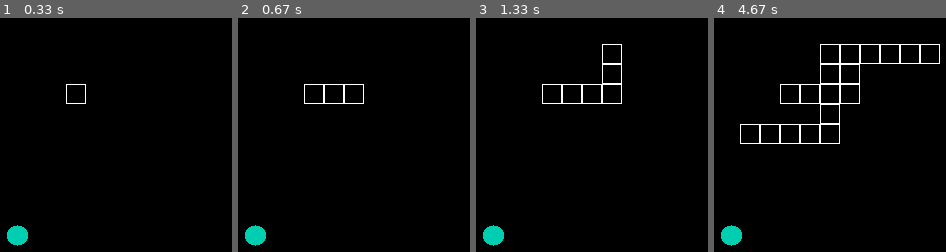
Above: before the commit, frames 1-4 (left to right).
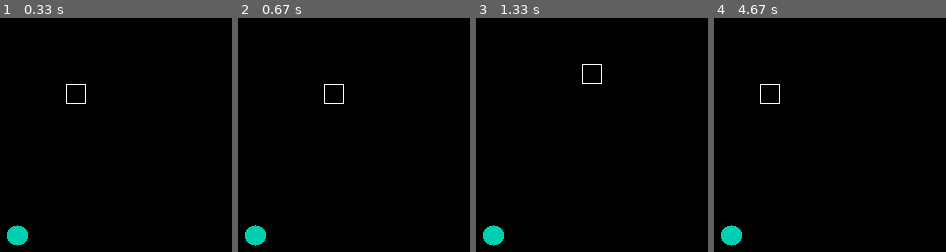
Above: after the commit, the same moments.

Repository: prakharpks02/pygame_personel
Game: pygame game, started from snake.py
The game is run twice, just before and just after one commit, with the same random seed, the same clock (stepped at 60 frames per second) and the same inputs.
Inputs:
- Up to frame 1 (0.33 s): no input
- Up to frame 2 (0.67 s): hold Right from 0.33 s (still down)
- Up to frame 3 (1.33 s): release Right at 0.8 s; hold Up from 0.83 s (still down)
- Up to frame 4 (4.67 s): release Up at 1.33 s; hold Right 1.37-2.1 s; hold Left 2.13-2.98 s; hold Down 3.02-3.93 s; hold Left from 3.97 s (still down)

Frame 1 is identical in both runs. In frame 2, 0.3% of the frame differs, in the area x 28-55%, y 28-37%; in frame 3, 1.0%; in frame 4, 2.7%, in the area x 11-98%, y 11-54%.

Commit message:
snake working with example file also

Diff:
--- /dev/null
+++ b/example_snake.py
@@ -0,0 +1,287 @@
+import pygame,sys
+
+import time
+
+import random
+
+
+
+pygame.init()
+
+
+
+white = (255,255,255)
+
+black = (100,0,0)
+
+red = (255,0,0)
+
+window_width = 800
+
+window_height = 600
+
+
+
+gameDisplay = pygame.display.set_mode((window_width,window_height))
+
+pygame.display.set_caption('slither')
+
+
+
+clock = pygame.time.Clock()
+
+FPS = 5
+
+blockSize = 20
+
+noPixel = 0
+
+'''
+
+sizeGrd = window_width // blockSize
+
+
+
+row = 0
+
+col = 0
+
+for nextline in range(sizeGrd):
+
+'''
+
+def myquit():
+
+    ''' Self explanatory '''
+
+    pygame.quit()
+
+    sys.exit(0)
+
+
+
+font = pygame.font.SysFont(None, 25, bold=True)
+
+def drawGrid():
+
+	sizeGrd = window_width // blockSize
+
+def snake(blockSize, snakelist):
+
+    #x = 250 - (segment_width + segment_margin) * i
+
+    for size in snakelist:
+
+        pygame.draw.rect(gameDisplay, black,[size[0]+5,size[1],blockSize,blockSize],2)
+
+
+
+def message_to_screen(msg, color):
+
+    screen_text = font.render(msg, True, color)
+
+    gameDisplay.blit(screen_text, [window_width/2, window_height/2])
+
+
+
+def gameLoop():
+
+    gameExit = False
+
+    gameOver = False
+
+
+
+    lead_x = window_width/2
+
+    lead_y = window_height/2
+
+
+
+    change_pixels_of_x = 0
+
+    change_pixels_of_y = 0
+
+
+
+    snakelist = []
+
+    snakeLength = 1
+
+
+
+    randomAppleX = round(random.randrange(0, window_width-blockSize)/10.0)*10.0
+
+    randomAppleY = round(random.randrange(0, window_height-blockSize)/10.0)*10.0
+
+
+
+    while not gameExit:
+
+
+
+        while gameOver == True:
+
+            gameDisplay.fill(white)
+
+            message_to_screen("Game over, press c to play again or Q to quit", red)
+
+            pygame.display.update()
+
+
+
+            for event in pygame.event.get():
+
+                if event.type == pygame.QUIT:
+
+                    gameOver = False
+
+                    gameExit = True
+
+
+
+                if event.type == pygame.KEYDOWN:
+
+                    if event.key == pygame.K_q:
+
+                        gameExit = True
+
+                        gameOver = False
+
+                    if event.key == pygame.K_c:
+
+                        gameLoop()
+
+
+
+        for event in pygame.event.get():
+
+            if event.type == pygame.QUIT:
+
+                gameExit = True
+
+
+
+            if event.type == pygame.KEYDOWN:
+
+                if event.key == pygame.K_ESCAPE:
+
+                    myquit()
+
+                leftArrow = event.key == pygame.K_LEFT
+
+                rightArrow = event.key == pygame.K_RIGHT
+
+                upArrow = event.key == pygame.K_UP
+
+                downArrow = event.key == pygame.K_DOWN
+
+
+
+                if leftArrow:
+
+                    change_pixels_of_x = -blockSize
+
+                    change_pixels_of_y = noPixel
+
+                elif rightArrow:
+
+                    change_pixels_of_x = blockSize
+
+                    change_pixels_of_y = noPixel
+
+                elif upArrow:
+
+                    change_pixels_of_y = -blockSize
+
+                    change_pixels_of_x = noPixel
+
+                elif downArrow:
+
+                    change_pixels_of_y = blockSize
+
+                    change_pixels_of_x = noPixel
+
+
+
+            if lead_x >= window_width or lead_x < 0 or lead_y >= window_height or lead_y < 0:
+
+                gameOver = True
+
+
+
+        lead_x += change_pixels_of_x
+
+        lead_y += change_pixels_of_y
+
+
+
+        gameDisplay.fill(white)
+
+
+
+        AppleThickness = 20
+
+
+
+        print([int(randomAppleX),int(randomAppleY),AppleThickness,AppleThickness])
+
+        pygame.draw.rect(gameDisplay, red, [randomAppleX,randomAppleY,AppleThickness,AppleThickness])
+
+
+
+        allspriteslist = []
+
+        allspriteslist.append(lead_x)
+
+        allspriteslist.append(lead_y)
+
+        snakelist.append(allspriteslist)
+
+
+
+        if len(snakelist) > snakeLength:
+
+            del snakelist[0]
+
+
+
+        for eachSegment in snakelist [:-1]:
+
+            if eachSegment == allspriteslist:
+
+                gameOver = True
+
+
+
+        snake(blockSize, snakelist)
+
+
+
+        pygame.display.update()
+
+
+
+        if lead_x >= randomAppleX and lead_x <= randomAppleX + AppleThickness:
+
+            if lead_y >= randomAppleY and lead_y <= randomAppleY + AppleThickness:
+
+                randomAppleX = round(random.randrange(0, window_width-blockSize)/10.0)*10.0
+
+                randomAppleY = round(random.randrange(0, window_height-blockSize)/10.0)*10.0
+
+                snakeLength += 1
+
+
+
+
+
+        clock.tick(FPS)
+
+
+
+    pygame.quit()
+
+    quit()
+
+gameLoop()
--- a/snake.py
+++ b/snake.py
@@ -45,15 +45,12 @@
         x_location = location[0]
         y_location = location[1]
         pygame.draw.rect(screen,white,(x_location,y_location,20,20),1)
-        pygame.display.update()
 
 
 def generate_food():
     x_food = random.randint(30,570)
     y_food = random.randint(30,770)
     pygame.gfxdraw.filled_circle(screen, x_food, y_food, 10, green)
-
-    pygame.display.update()
 
     return x_food,y_food
 
@@ -88,9 +85,9 @@
 
 def screen_end(position):
     check = False            #-------------------------------- False means screen not end. In true, its Gameover
-    if position[-1][0]>=(600) and position[-1][1]>=(800):
+    if position[-1][0]>=(600) or position[-1][1]>=(800) or position[-1][0]<=(0) or position[-1][1]<=(0):
             check = True
-    if (position[-1][0]+20)>=(600) and (position[-1][1]+20)>=(800):
+    if (position[-1][0]+20)>=(600) or (position[-1][1]+20)>=(800) or (position[-1][0]+20)<=(0) or (position[-1][1]+20)<=(0):
             check = True
 
     return check
@@ -116,12 +113,21 @@
 
     create_snake(position) #snake created
 
-    x_food,y_food=generate_food() #food generated
+    x_food,y_food = generate_food() #food generated
+
+    pygame.display.update()
 
     while True:
 
+        if screen_end(position):
+            print('screen ends')
+            quit_game()
+
+        screen.fill(black)
+
+        pygame.gfxdraw.filled_circle(screen, x_food, y_food, 10, green)
+
         for event in pygame.event.get():
-        #event = pygame.event.get()
 
             if event.type == pygame.QUIT:
                 quit_game()
@@ -141,24 +147,26 @@
         x_new = position[-1][0] + x_change
         y_new = position[-1][1] + y_change
 
-        print(position)
+        #print(position)
 
         position.append((x_new,y_new))
 
+        check_food = eat_food_check(position, x_food, y_food)
+
+        if check_food==True:
+            x_food, y_food = generate_food()
+            snake_length = snake_length + 1
+            print('Hurray - Your score is ',snake_length)
+
+        if check_food==False:
+            #print('one down')
+            del position[0]
+
         create_snake(position)
 
-        if eat_food_check(position, x_food, y_food):
-            x_food, y_food = generate_food()
-            snake_length = snake_length + 1
-        if not eat_food_check(position, x_food, y_food):
-            del position[0]
+        pygame.display.update()
 
-        if screen_end(position):
-            game_over()
-
-        #pygame.display.update()
-
-        clock.tick(5)
+        clock.tick(3)
 
 
 game_loop()
